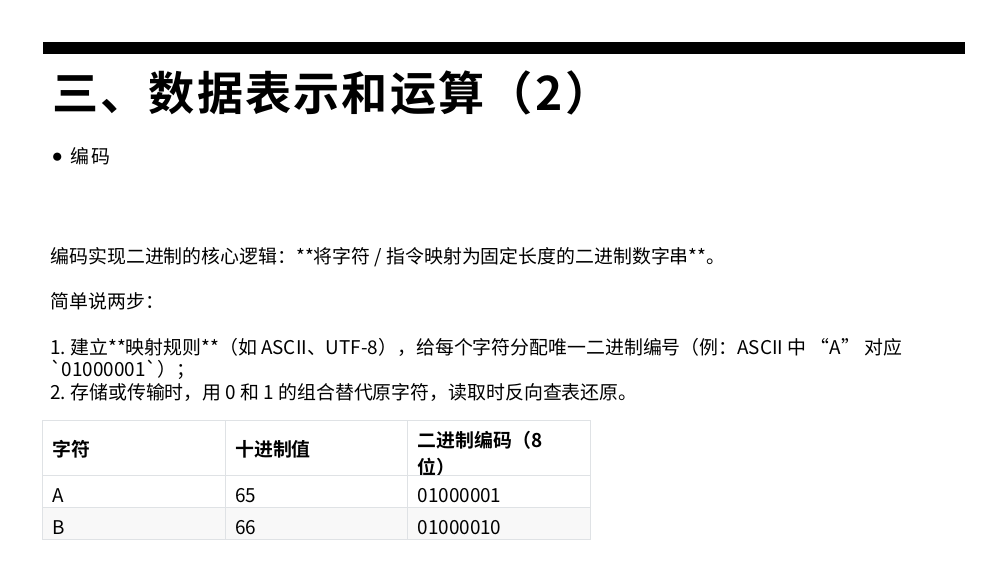
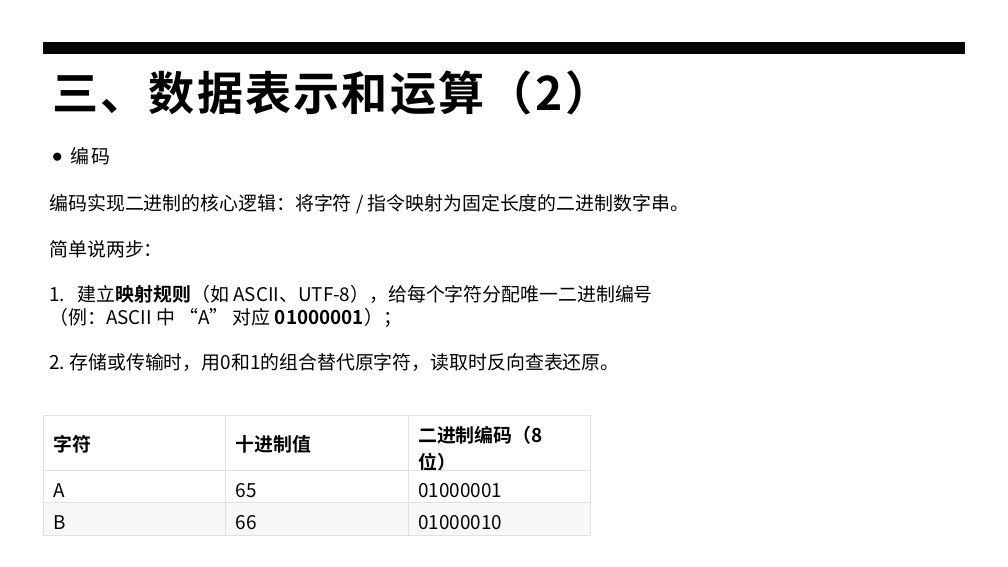
Before and after one commit to panxibei/writing, a slide deck: slide 12 of 44_心理学/21_浥尘伙伴社团独家密训课程：计算机编程开门课/浥尘伙伴社团原创：计算机编程开门课.pptx. Drawn at 1008x567 pixels with LibreOffice and Linux fonts; fonts in the diff are those of the drawing. Boxes give left, top, right and bottom in pixels: in the first picture for what was removed or moved away, otherwise in the second. Text is boxed around its words. In the diff, an @@ line names an element or a change of style, - is before the commit and + after.

```diff
--- a/44_心理学/21_浥尘伙伴社团独家密训课程：计算机编程开门课/浥尘伙伴社团原创：计算机编程开门课.pptx
+++ b/44_心理学/21_浥尘伙伴社团独家密训课程：计算机编程开门课/浥尘伙伴社团原创：计算机编程开门课.pptx
@@ text "编码实现二进制的核心逻辑：将字符 / 指令映射为固定长度的二进制数字串。": place and size @@
-text "编码实现二进制的核心逻辑：将字符 / 指令映射为固定长度的二进制数字串。" at (51,247,902,401)
+text "编码实现二进制的核心逻辑：将字符 / 指令映射为固定长度的二进制数字串。" at (49,194,689,371)
@@ text at (49,194,689,212): text changed @@
-编码实现二进制的核心逻辑：**将字符 / 指令映射为固定长度的二进制数字串**。
+编码实现二进制的核心逻辑：将字符 / 指令映射为固定长度的二进制数字串。
@@ text at (49,285,653,371): text changed @@
-1. 建立**映射规则**（如 ASCII、UTF-8），给每个字符分配唯一二进制编号（例：ASCII 中 “A” 对应`01000001`）；
-2. 存储或传输时，用 0 和 1 的组合替代原字符，读取时反向查表还原。
+1. 建立映射规则（如 ASCII、UTF-8），给每个字符分配唯一二进制编号
+（例：ASCII 中 “A” 对应 01000001）；
+2. 存储或传输时，用0和1的组合替代原字符，读取时反向查表还原。
@@ table: place and size @@
-table at (42,421,589,539)
+table at (43,416,590,534)
```
Also in this commit, not shown: 23 other slides changed, 2 slides added.
